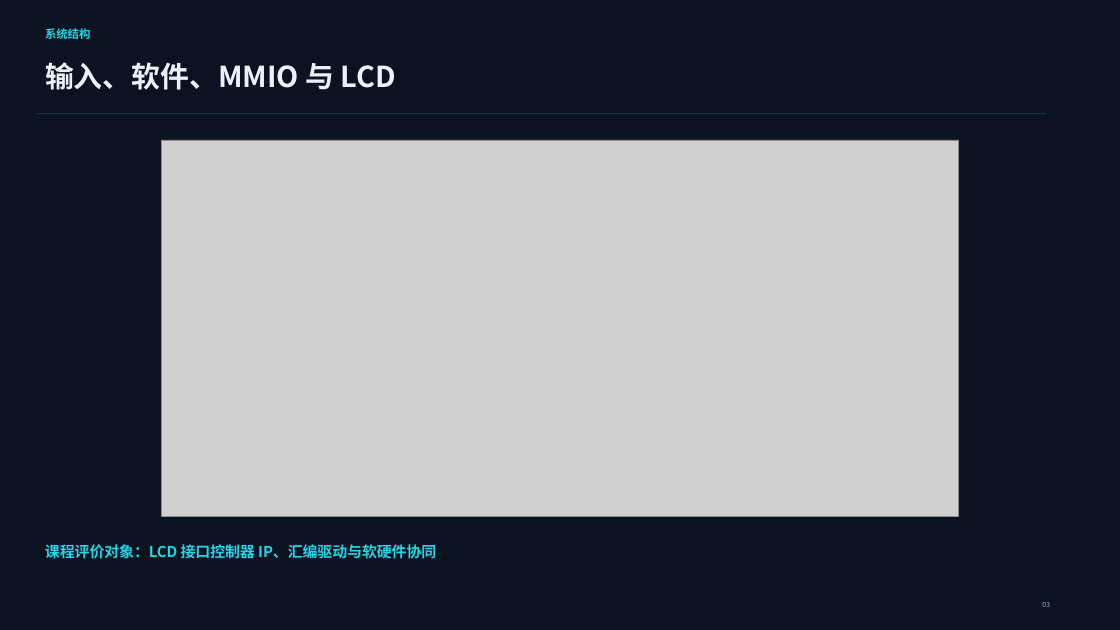
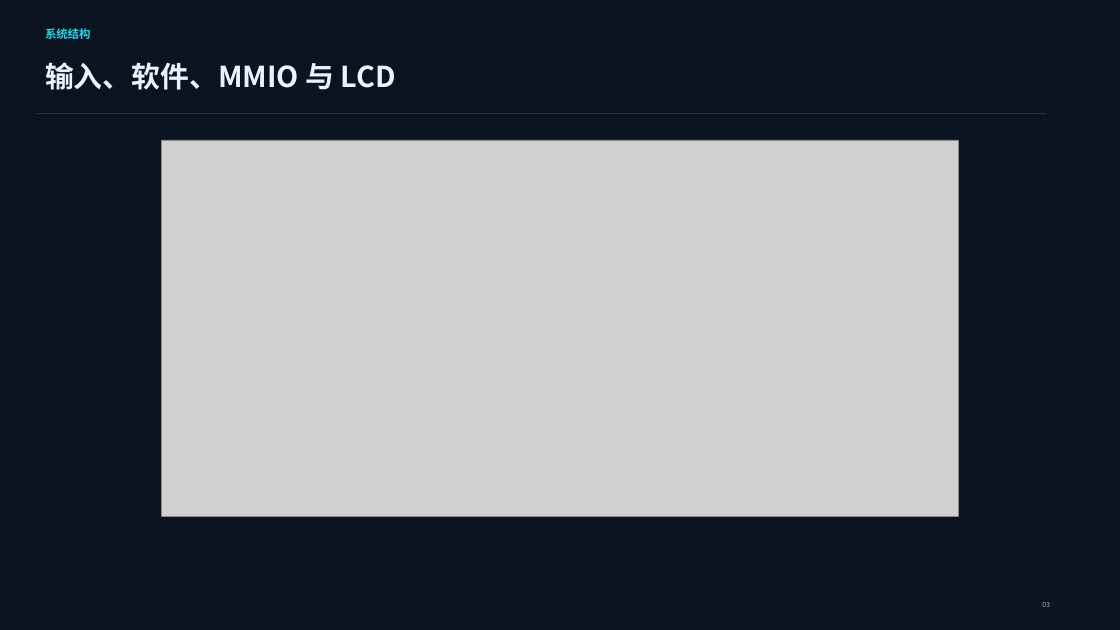
Before and after one commit to Neon246760/CPU-Course-Design, a slide deck: slide 3 of 提交物/09_接口控制器设计实验汇报PPT/1120233061.pptx. Drawn at 1120x630 pixels with LibreOffice and Linux fonts; fonts in the diff are those of the drawing; grey boxes stand for pictures. Boxes give left, top, right and bottom in pixels: in the first picture for what was removed or moved away, otherwise in the second. Text is boxed around its words. In the diff, an @@ line names an element or a change of style, - is before the commit and + after.

```diff
--- a/提交物/09_接口控制器设计实验汇报PPT/1120233061.pptx
+++ b/提交物/09_接口控制器设计实验汇报PPT/1120233061.pptx
@@ text removed at [45,544,436,559] @@
-课程评价对象：LCD 接口控制器 IP、汇编驱动与软硬件协同
```
Also in this commit, not shown: 5 other slides changed, 6 other files.
